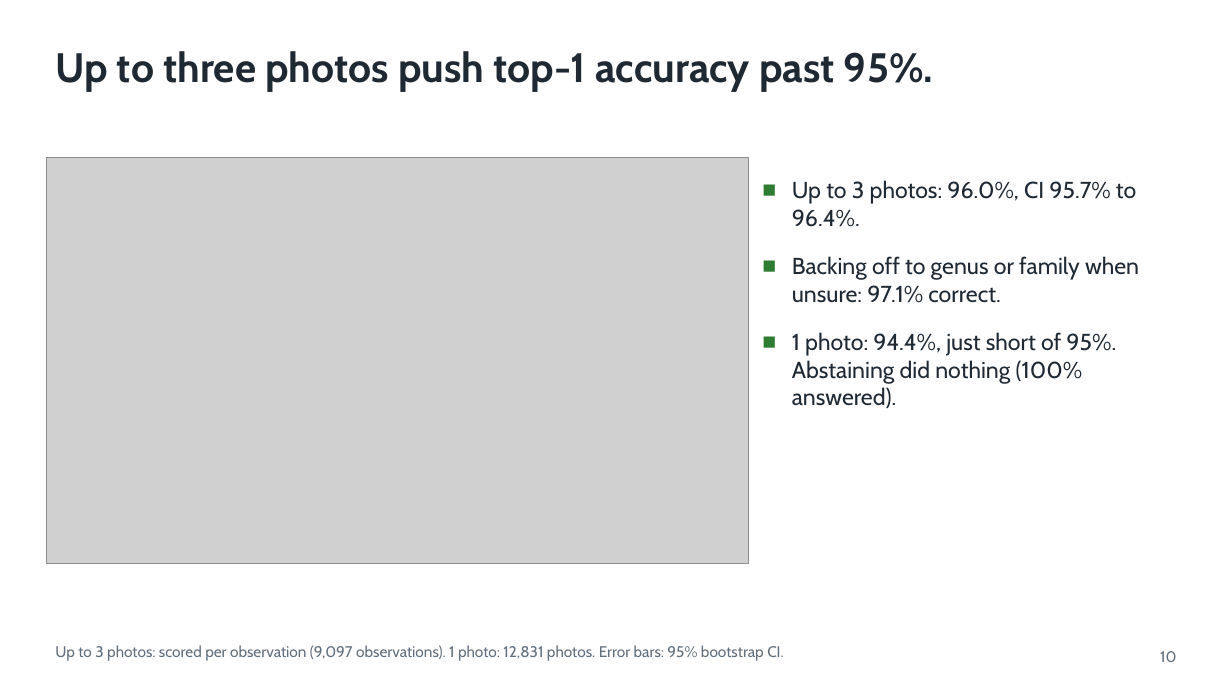
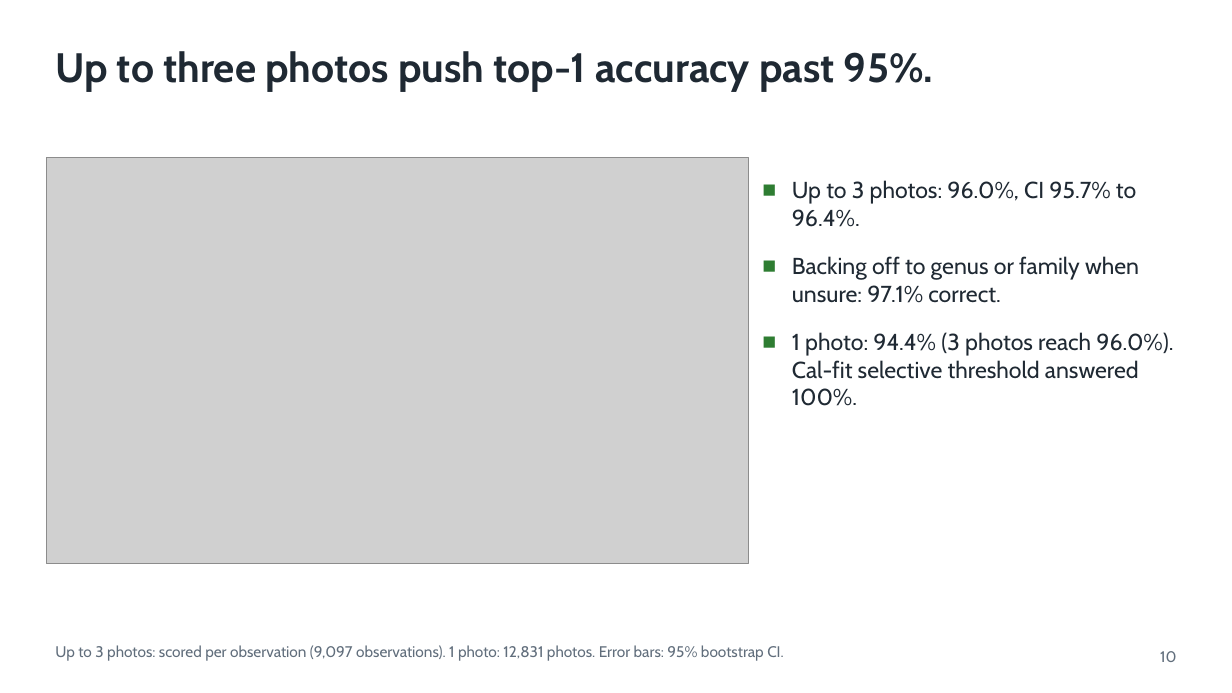
Before and after one commit to shadowBit01/Plant-Classifier-model, a slide deck: slide 10 of pitch/VanaLens.pptx. Drawn at 1232x693 pixels with LibreOffice and Linux fonts; fonts in the diff are those of the drawing; grey boxes stand for pictures. Boxes give left, top, right and bottom in pixels: in the first picture for what was removed or moved away, otherwise in the second. Text is boxed around its words. In the diff, an @@ line names an element or a change of style, - is before the commit and + after.

```diff
--- a/pitch/VanaLens.pptx
+++ b/pitch/VanaLens.pptx
@@ text at (x1=792, y1=332, x2=1173, y2=406): text changed @@
-■ 1 photo: 94.4%, just short of 95%. Abstaining did nothing (100% answered).
+■ 1 photo: 94.4% (3 photos reach 96.0%). Cal-fit selective threshold answered 100%.
```
Also in this commit, not shown: 8 other slides changed, 17 other files.
